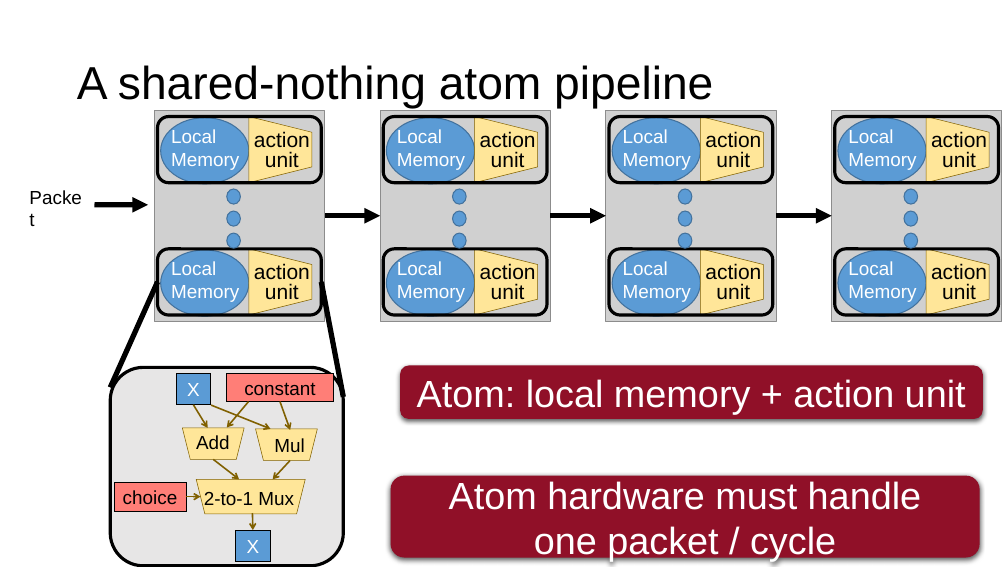
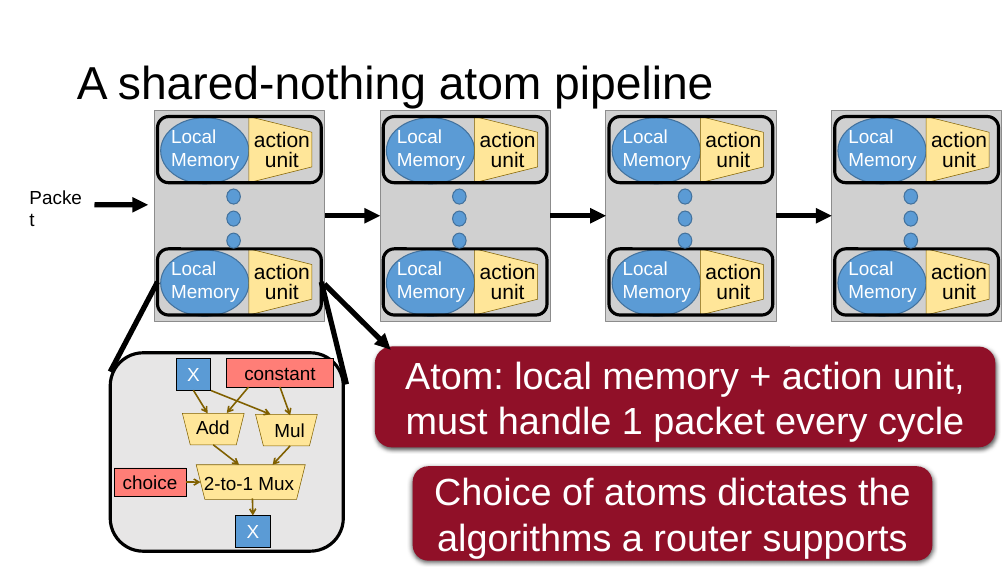
Before and after one commit to anirudhSK/pifo-domino-marple-ppts, a slide deck: slide 32 of combined_domino_pifo.pptx. Drawn at 1008x567 pixels with LibreOffice and Linux fonts; fonts in the diff are those of the drawing; grey boxes stand for pictures. Boxes give left, top, right and bottom in pixels: in the first picture for what was removed or moved away, otherwise in the second. Text is boxed around its words. In the diff, an @@ line names an element or a change of style, - is before the commit and + after.

```diff
--- a/combined_domino_pifo.pptx
+++ b/combined_domino_pifo.pptx
@@ line moved from (157, 282) - (110, 387) to (157, 282) - (110, 372) @@
@@ line moved from (321, 282) - (343, 397) to (321, 282) - (346, 384) @@
@@ arrow added from (324, 284) to (391, 349), #000000 5 pt @@
@@ rounded rectangle "Atom: local memory + action ..." resized from (x1=400, y1=365, x2=983, y2=419) to (x1=375, y1=346, x2=996, y2=447) @@
@@ text in rounded rectangle at (x1=405, y1=361, x2=964, y2=441): text changed @@
-Atom: local memory + action unit
+Atom: local memory + action unit,
+must handle 1 packet every cycle
@@ rounded rectangle removed at (x1=391, y1=476, x2=980, y2=557) @@
-Atom hardware must handle
-one packet / cycle
@@ rounded rectangle added at (x1=413, y1=467, x2=933, y2=561), fill #901028, 36 pt, text #FFFFFF @@
+Choice of atoms dictates the algorithms a router supports
@@ 8 arrows, 4 rectangles, 3 texts, 3 trapezoids, 1 rounded rectangle moved together from (x1=110, y1=368, x2=343, y2=566) to (x1=110, y1=353, x2=343, y2=551) @@
```
Also in this commit, not shown: 4 other slides changed.
